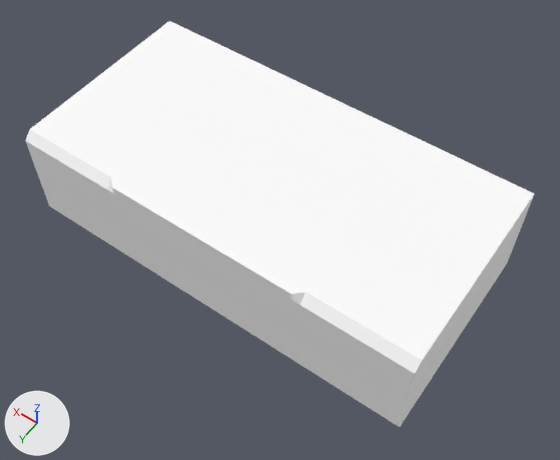
The FBX model Unity/Assets/3D/SM_PlatformJoin.fbx, before and after one commit.
Both versions are drawn from a 50 mm camera at (-8.2, 8.07, 17.8) aimed at (-0.6, -2.58, 1.07). Every picture has the same lights, and +X, +Y and +Z are marked at lower left. Where no turn or scale is listed for an object, it has been applied to the vertices.

Objects in the first picture: 'SM_PlatformJoin'.
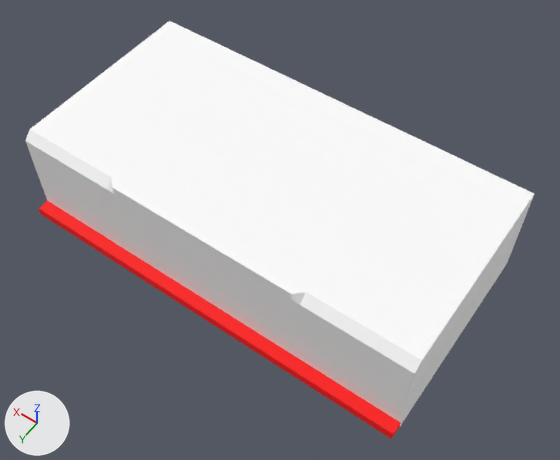
Where the change shows, as pixel boxes (x1, y1, x2, y2) in the pictures (560 x 460 px):
'SM_Platform_JoinTrim', added (red): after (39, 201, 401, 439)

Edits to the bpy script that builds the scene:
```text
Add mat_mat_redtrim:
    mat_mat_redtrim = principled_material('MAT_RedTrim')
    mat_mat_redtrim.base_color = (1.0, 0.0, 0.0)  # red #ff0000
    mat_mat_redtrim.roughness = 0.749
Add me_mesh_001:
    me_mesh_001.from_pydata([(-12.0, 0.0, 0.0), (-12.0, 0.0, 0.26), (-12.0, 0.37, 0.0), (-12.0, 0.34, 0.24), (0.0, 0.0, 0.26), (0.0, 0.0, 0.0), (0.0, 0.37, 0.0), (0.0, 0.34, 0.24)], [], [(4, 5, 6, 7), (1, 0, 5, 4), (0, 2, 6, 5), (2, 3, 7, 6), (3, 1, 4, 7), (1, 3, 2, 0)])
    me_mesh_001.materials.append(mat_mat_redtrim)  # red #ff0000
Add ob_sm_platform_jointrim:
    ob_sm_platform_jointrim = bpy.data.objects.new('SM_Platform_JoinTrim', me_mesh_001)
    ob_sm_platform_jointrim.location = (6.0, 0.0, 0.0)
```
